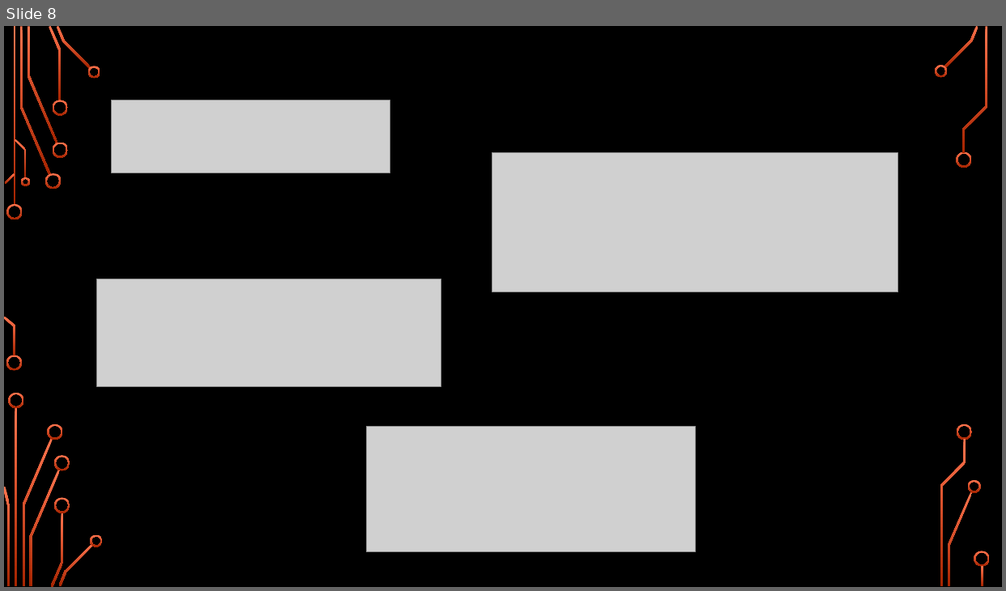
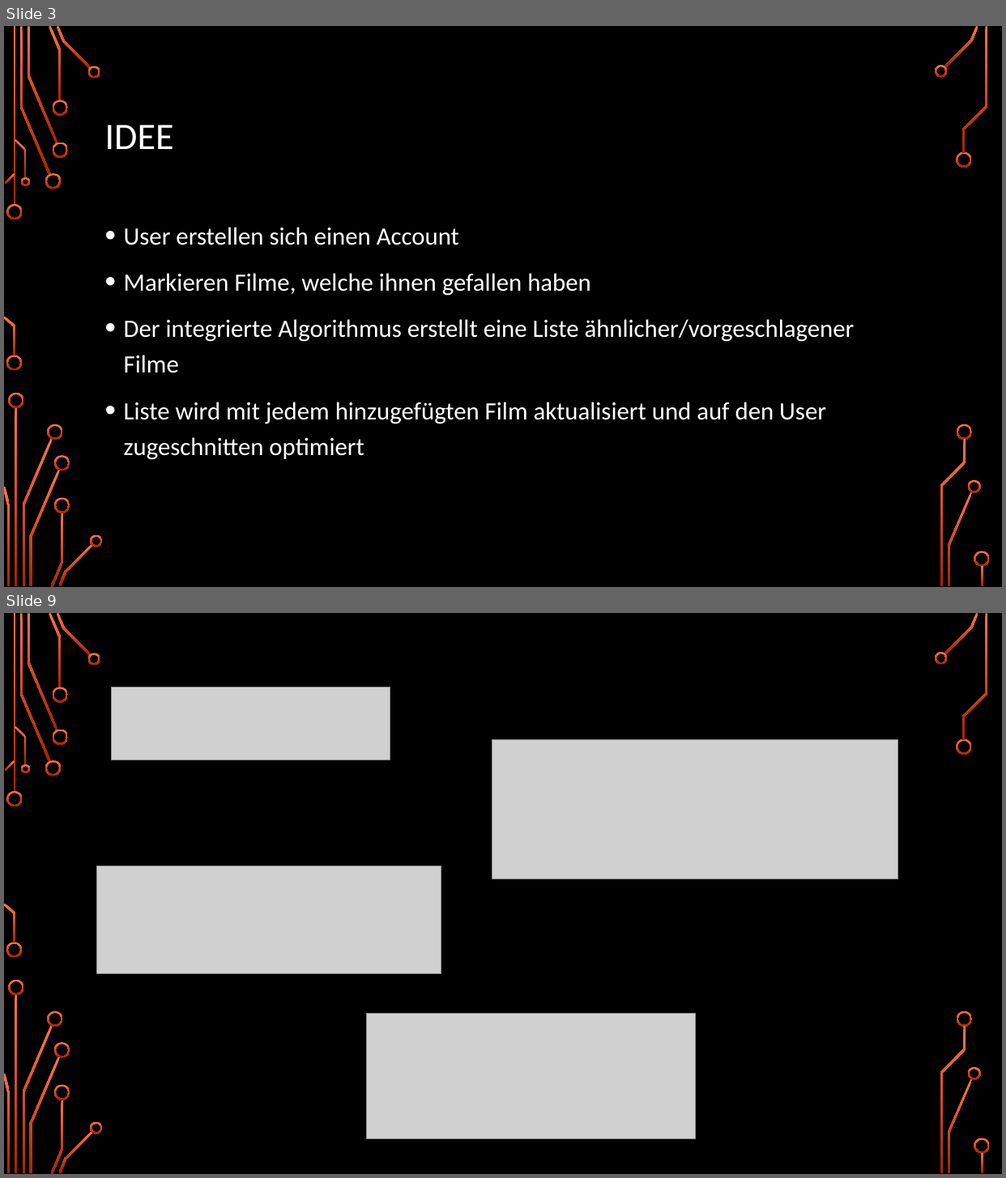
Before and after one commit to DudeStudienarbeitLMAO/TINF15B4-LSMF, a slide deck: docs/Midterm-Presentation/SoftwareEngineering_Präsi.pptx. Shown one above the other, each under a label of ours: slide 8 before the commit, slides 3 and 9 after it; the slides between them are not shown. The pictures are 1006x591 and 1006x1178 pixels, drawn with LibreOffice and Linux fonts; fonts in the diff are those of the drawing; grey boxes stand for pictures; background and template pictures are left out. Boxes give left, top, right and bottom in pixels: in the first picture for what was removed or moved away, otherwise in the second. Text is boxed around its words. In the diff, an @@ line names an element or a change of style, - is before the commit and + after.

```diff
--- a/docs/Midterm-Presentation/SoftwareEngineering_Präsi.pptx
+++ b/docs/Midterm-Presentation/SoftwareEngineering_Präsi.pptx
@@ slide 3 added at <box>4,26,1002,587</box>, background picture (left out); not listed: 36 template elements that a slide beside it also shows @@
@@ title added at <box>105,125,174,149</box>, 36 pt, text #FFFFFF @@
+IDEE
@@ text added at <box>124,227,854,460</box>, 24 pt, text #FFFFFF @@
+• User erstellen sich einen Account
+• Markieren Filme, welche ihnen gefallen haben
+• Der integrierte Algorithmus erstellt eine Liste ähnlicher/vorgeschlagener Filme
+• Liste wird mit jedem hinzugefügten Film aktualisiert und auf den User zugeschnitten optimiert
@@ what was slide 8 is now slide 9 @@
```
Also in this commit, not shown: 7 slides changed, 20 other slides added, 9 slides removed, 2 other files.
